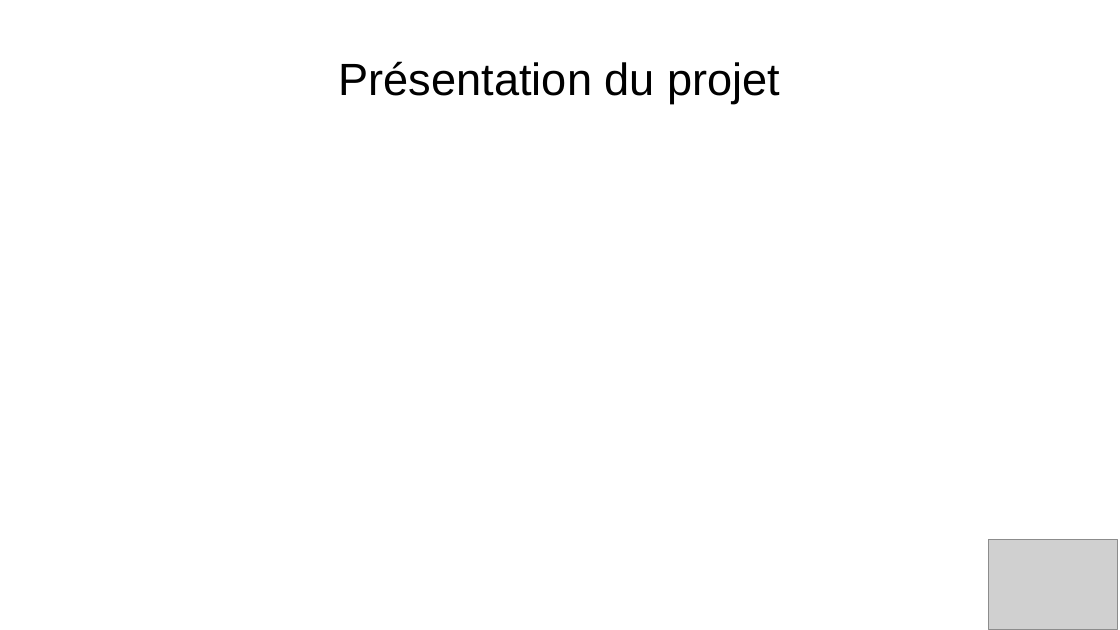
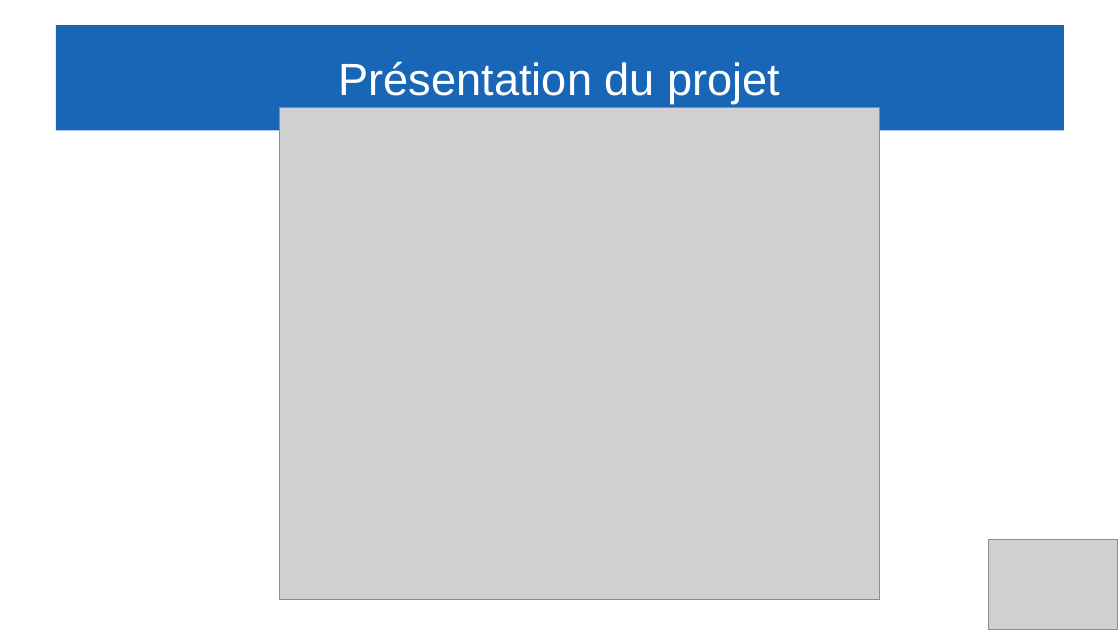
Before and after one commit to Gabin221/Tracking-BLE-documents, a slide deck: slide 2 of Revues/Revues1/presentation_yahya_andrea_gabin.odp. Drawn at 1120x630 pixels with LibreOffice and Linux fonts; fonts in the diff are those of the drawing; grey boxes stand for pictures. Boxes give left, top, right and bottom in pixels: in the first picture for what was removed or moved away, otherwise in the second. Text is boxed around its words. In the diff, an @@ line names an element or a change of style, - is before the commit and + after.

```diff
--- a/Revues/Revues1/presentation_yahya_andrea_gabin.odp
+++ b/Revues/Revues1/presentation_yahya_andrea_gabin.odp
@@ title "Présentation du projet": place and size @@
-title "Présentation du projet" at (339,61,780,104)
+title "Présentation du projet" at (56,25,1064,131)
@@ title "Présentation du projet" at (56,25,1064,131): text colour #000000 to #FFFFFF; fill none to #1966B6 @@
@@ picture added at (279,107,880,600) @@
```
Also in this commit, not shown: 10 other slides changed, 1 slide added, 13 other files.
